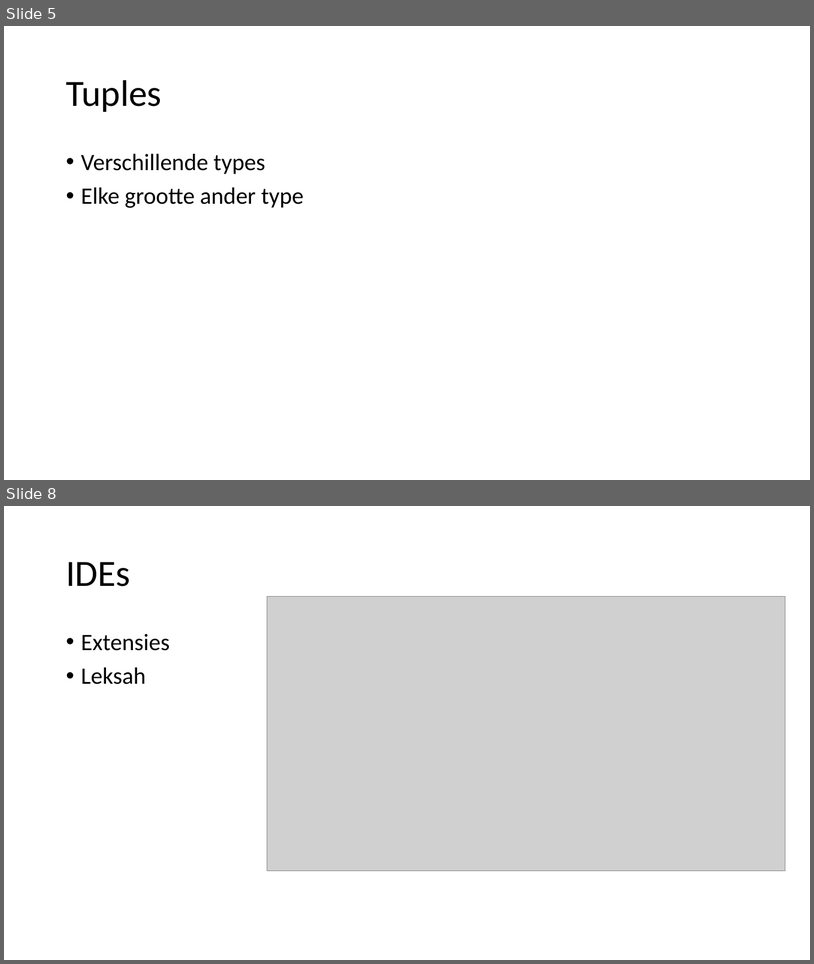
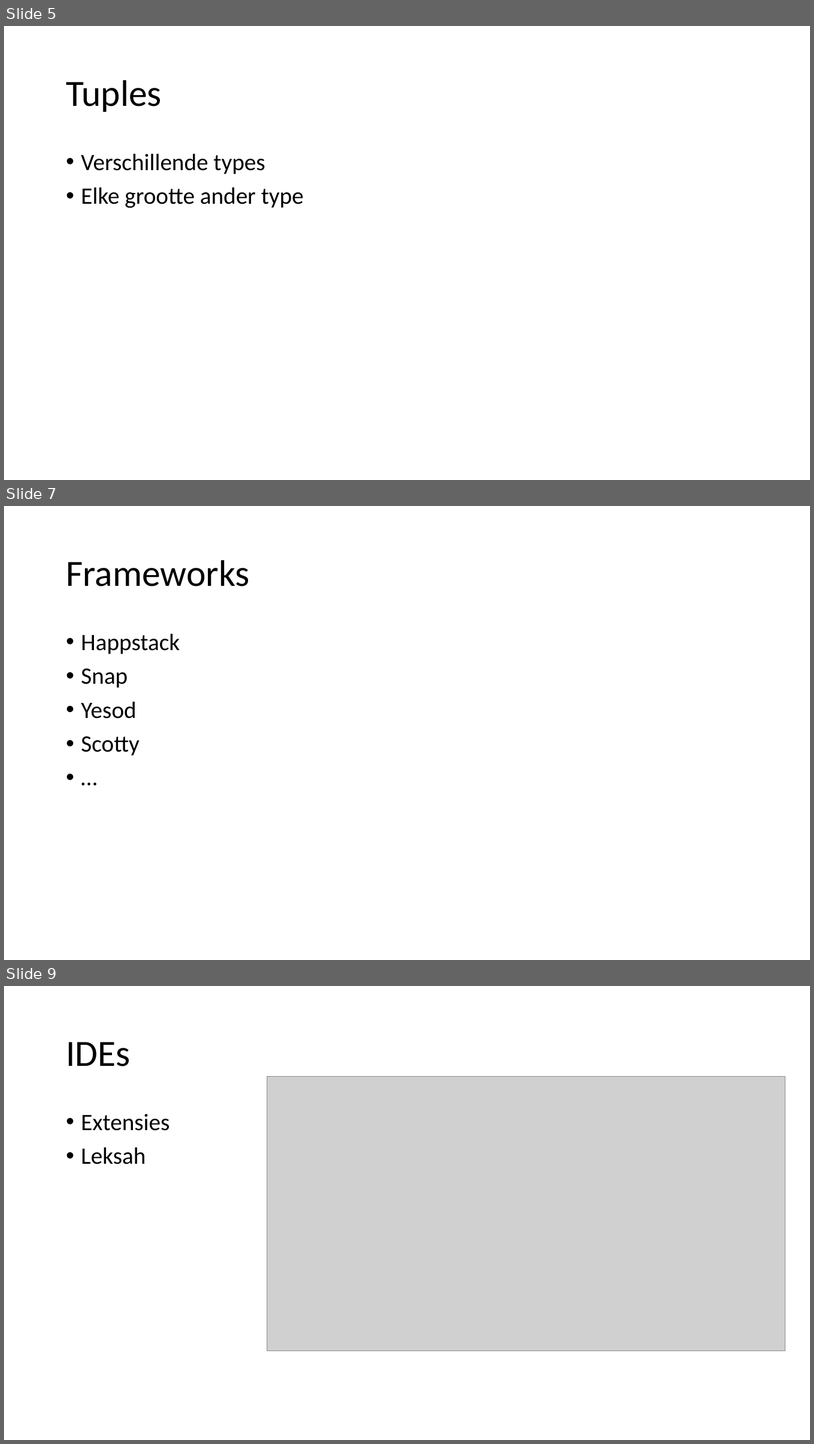
Before and after one commit to ssssssander/new-technology-haskell, a slide deck: haskell.pptx. Shown one above the other, each under a label of ours: slides 5 and 8 before the commit, slides 5, 7 and 9 after it; the slides between them are not shown. The pictures are 814x964 and 814x1444 pixels, drawn with LibreOffice and Linux fonts; fonts in the diff are those of the drawing; grey boxes stand for pictures; background and template pictures are left out. Boxes give left, top, right and bottom in pixels: in the first picture for what was removed or moved away, otherwise in the second. Text is boxed around its words. In the diff, an @@ line names an element or a change of style, - is before the commit and + after.

```diff
--- a/haskell.pptx
+++ b/haskell.pptx
@@ slide 7 added at [4, 506, 810, 960], background picture (left out) @@
@@ title added at [66, 560, 249, 586], 44 pt, text #000000 @@
+Frameworks
@@ text added at [81, 633, 180, 756], 28 pt, text #000000 @@
+• Happstack
+• Snap
+• Yesod
+• Scotty
+• …
@@ what was slide 8 is now slide 9 @@
```
Also in this commit, not shown: 2 slides changed, 11 other files.
